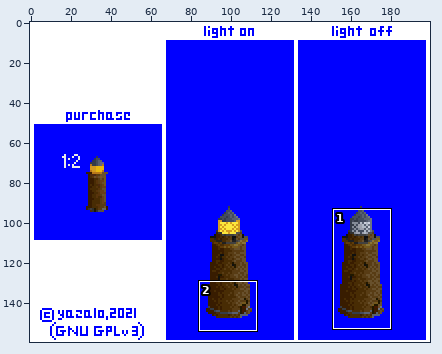
Sprite sheet: gfx/czolpino.png. Above: a wide view before the commit, with the close-up outlined.
Close-up. Before:
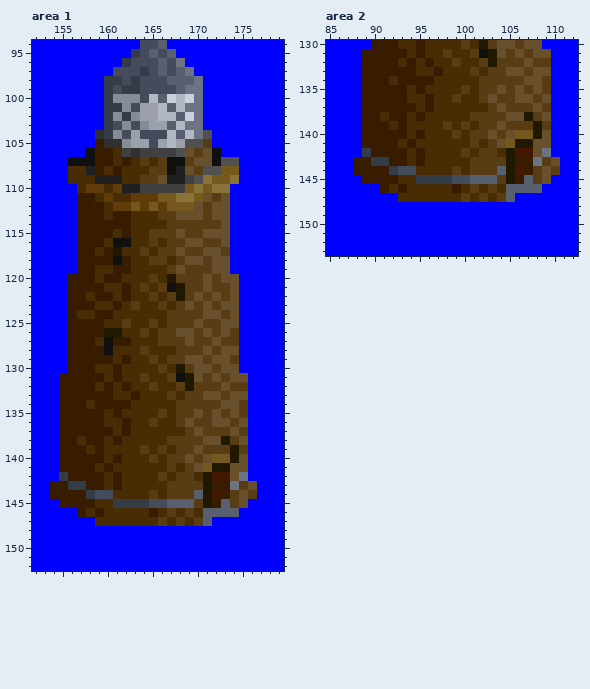
The file is 200x160 pixels. Colours within 5 levels of each other are drawn and written as one. Shown: area 1: x 152..179, y 94..152; area 2: x 85..112, y 130..153.
After the commit:
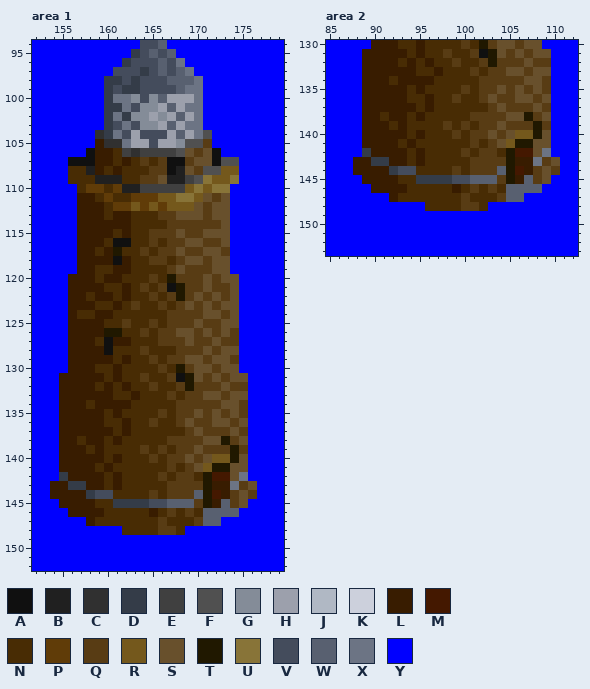
Palette (. is transparent): A #101010  B #202020  C #303030  D #343c48  E #404040  F #505050  G #848c98  H #9ca0ac  J #b0b8c4  K #ccd0dc  L #381c00  M #441800  N #482c04  P #603c08  Q #583c14  R #74581c  S #68502c  T #201800  U #887438  V #444c5c  W #586070  X #6c7484  Y #0000ff
The edit:
Changed rows in their new state; - is an unchanged pixel.
Area 1:
first column x 161:
100 XX--G-HHH
101 -X-GGH-H-
102 X--G-GH-H
103 -X--G--H-
104 X-----H-H
105 -X----HG-
first column x 156:
146 L-L--------------
147 --L---------N---W
148 ------NNNNQQN----
Area 2:
first column x 90:
146 L-L--------------
147 --L---------N---W
148 ------NNNNQQN----
Where, in picture pixels (left, top, right, bottom), the same in both close-ups:
changed: (113, 94, 194, 148)
changed: (68, 508, 221, 535)
changed: (371, 184, 488, 211)
changed: (515, 193, 524, 202)
